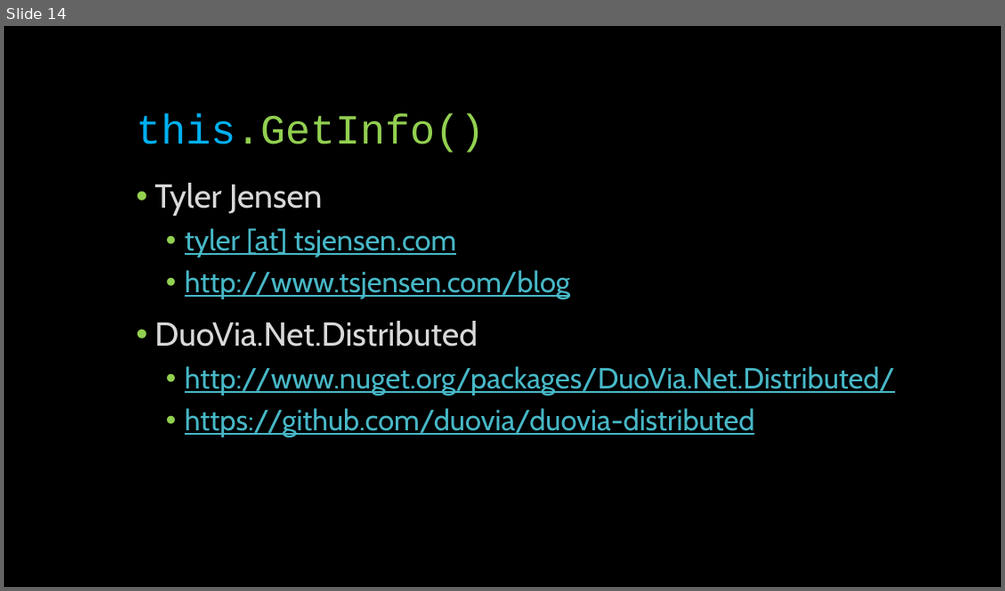
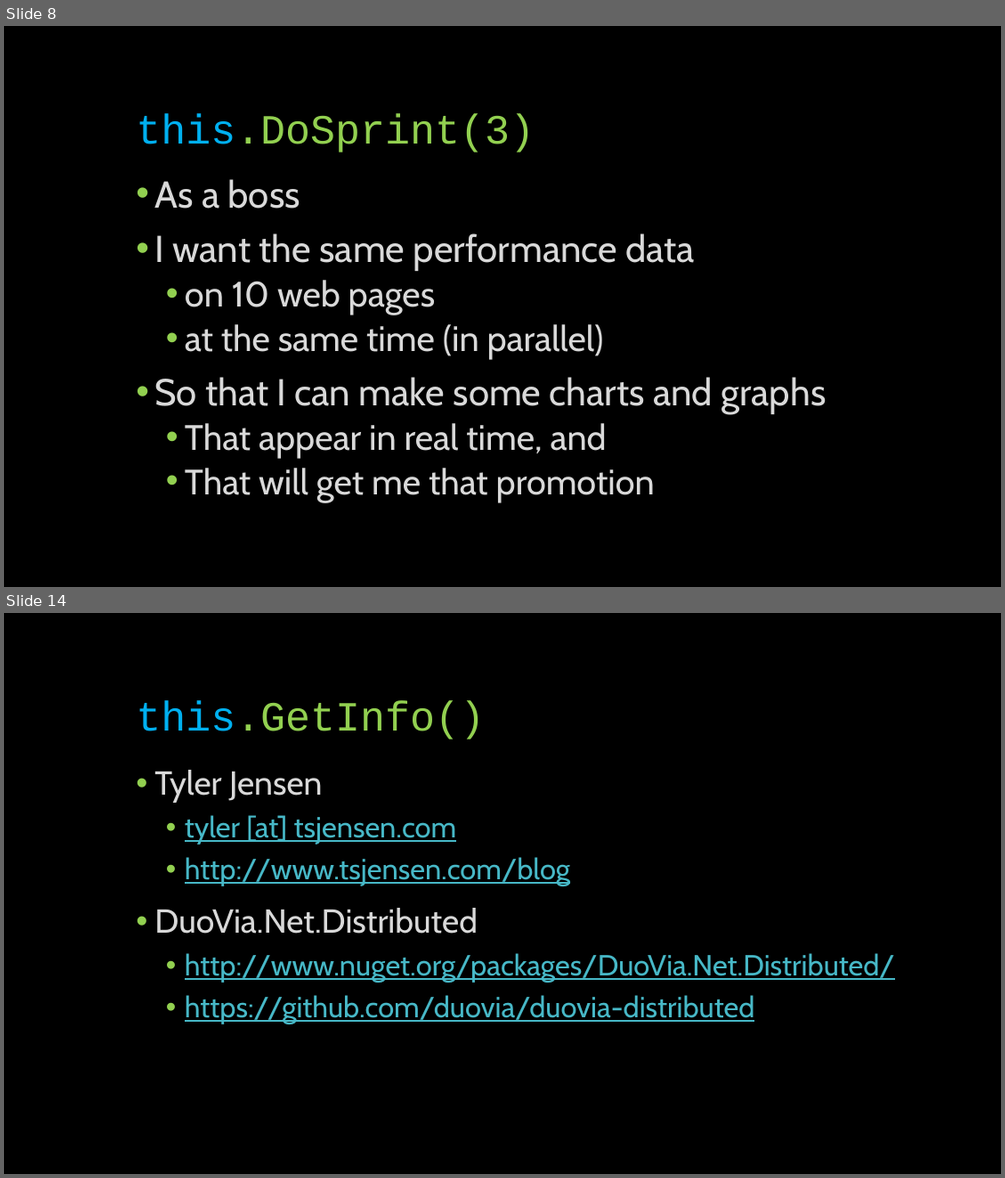
Before and after one commit to glennneiger/duovia-distributed, a slide deck: docs/distributed_demo.pptx. Shown one above the other, each under a label of ours: slide 14 before the commit, slides 8 and 14 after it; the slides between them are not shown. The pictures are 1005x591 and 1005x1178 pixels, drawn with LibreOffice and Linux fonts; fonts in the diff are those of the drawing. Boxes give left, top, right and bottom in pixels: in the first picture for what was removed or moved away, otherwise in the second. Text is boxed around its words. In the diff, an @@ line names an element or a change of style, - is before the commit and + after.

```diff
--- a/docs/distributed_demo.pptx
+++ b/docs/distributed_demo.pptx
@@ slide 8 added at box(4, 26, 1001, 587), background #000000 @@
@@ title added at box(136, 114, 534, 152), 40 pt, text #92D050 @@
+this.DoSprint(3)
@@ text added at box(154, 179, 826, 502), 34 pt, text #D9D9D9 @@
+• As a boss
+• I want the same performance data
+  • on 10 web pages
+  • at the same time (in parallel)
+• So that I can make some charts and graphs
+  • That appear in real time, and
+  • That will get me that promotion
```
Also in this commit, not shown: 4 slides changed, 8 other slides added, 9 slides removed, 4 other files.
